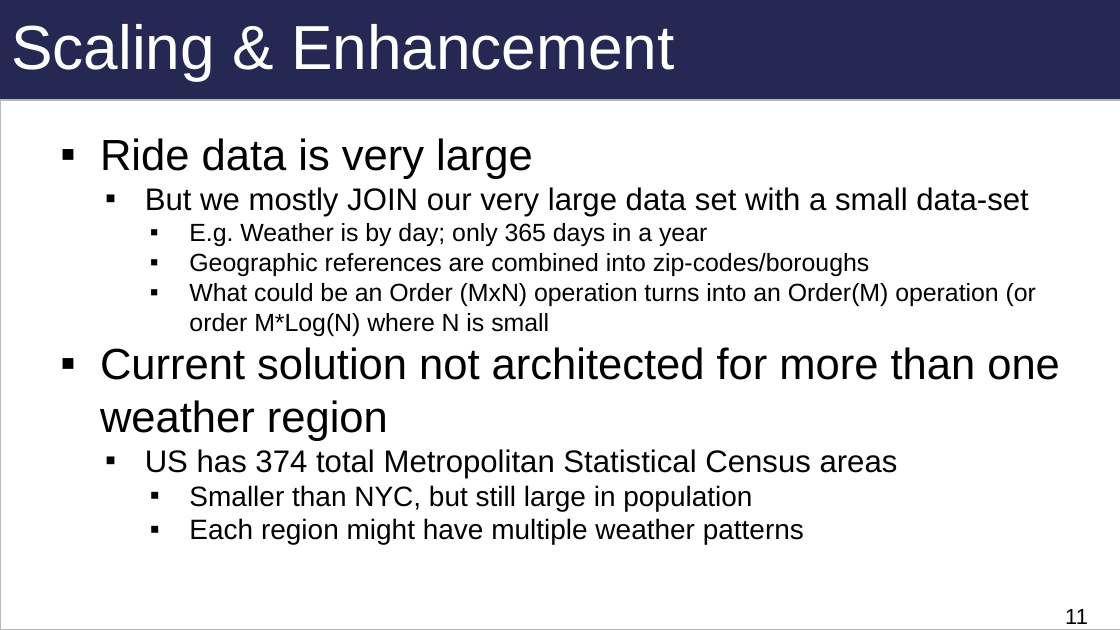
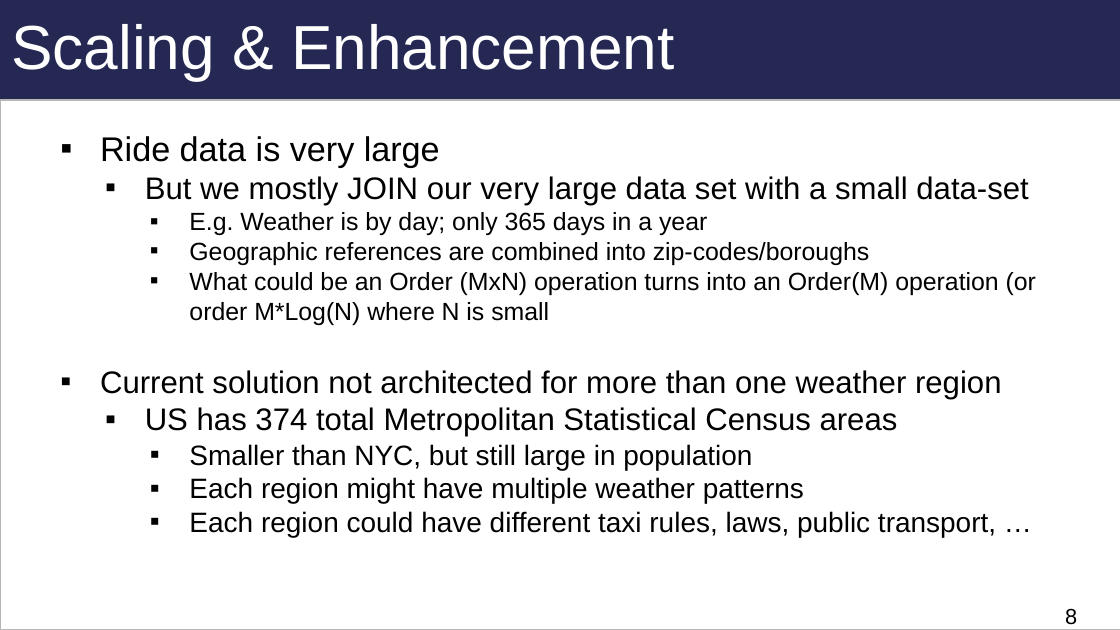
Before and after one commit to blakkan/CabStuff, a slide deck: slide 8 of W205-TaxiNYC-FinalPresentation-JB-RN-AP.pptx (slide 11 before the commit). Drawn at 1120x630 pixels with LibreOffice and Linux fonts; fonts in the diff are those of the drawing. Boxes give left, top, right and bottom in pixels: in the first picture for what was removed or moved away, otherwise in the second. Text is boxed around its words. In the diff, an @@ line names an element or a change of style, - is before the commit and + after.

```diff
--- a/W205-TaxiNYC-FinalPresentation-JB-RN-AP.pptx
+++ b/W205-TaxiNYC-FinalPresentation-JB-RN-AP.pptx
@@ text at (100, 136, 1002, 399): size 28 to 22 pt in "Ride data is very large"; size 28 to 20 pt in "Current solution not architected for more than ..." @@
@@ text at (189, 511, 996, 537): paragraph added @@
+    ▪ Each region could have different taxi rules, laws, public transport, …
@@ page number at (1065, 608, 1077, 625): text changed @@
-11
+8
```
Also in this commit, not shown: 5 other slides changed, 5 slides added, 6 slides removed.
